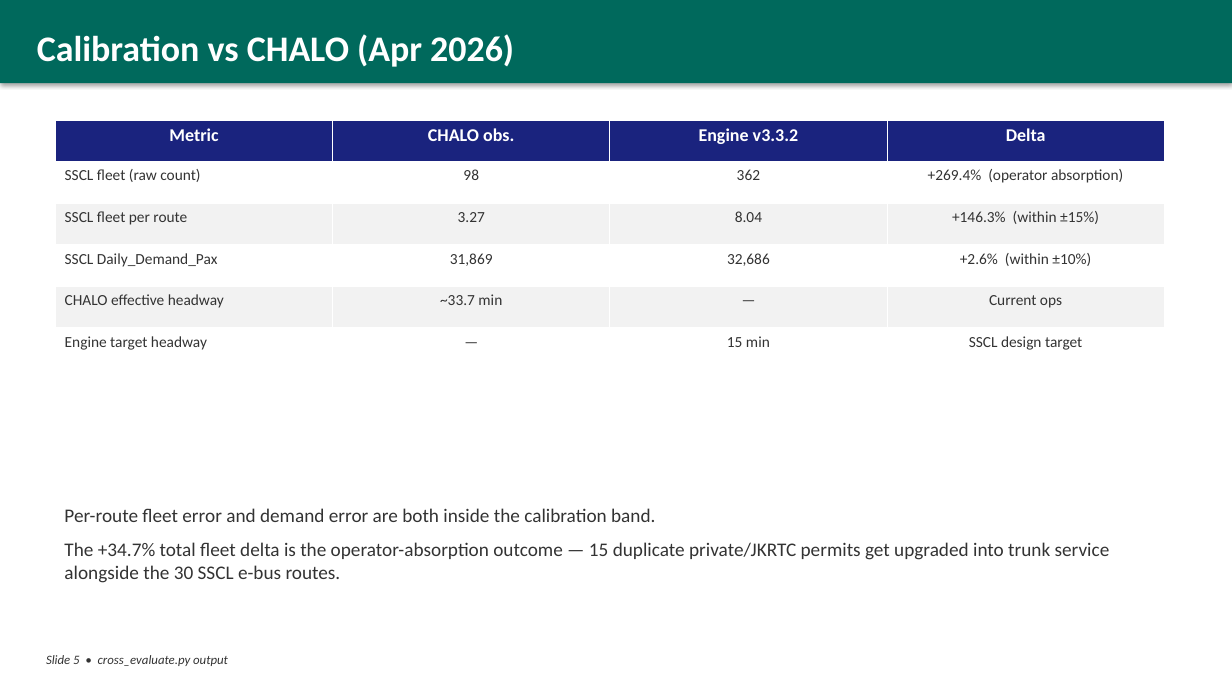
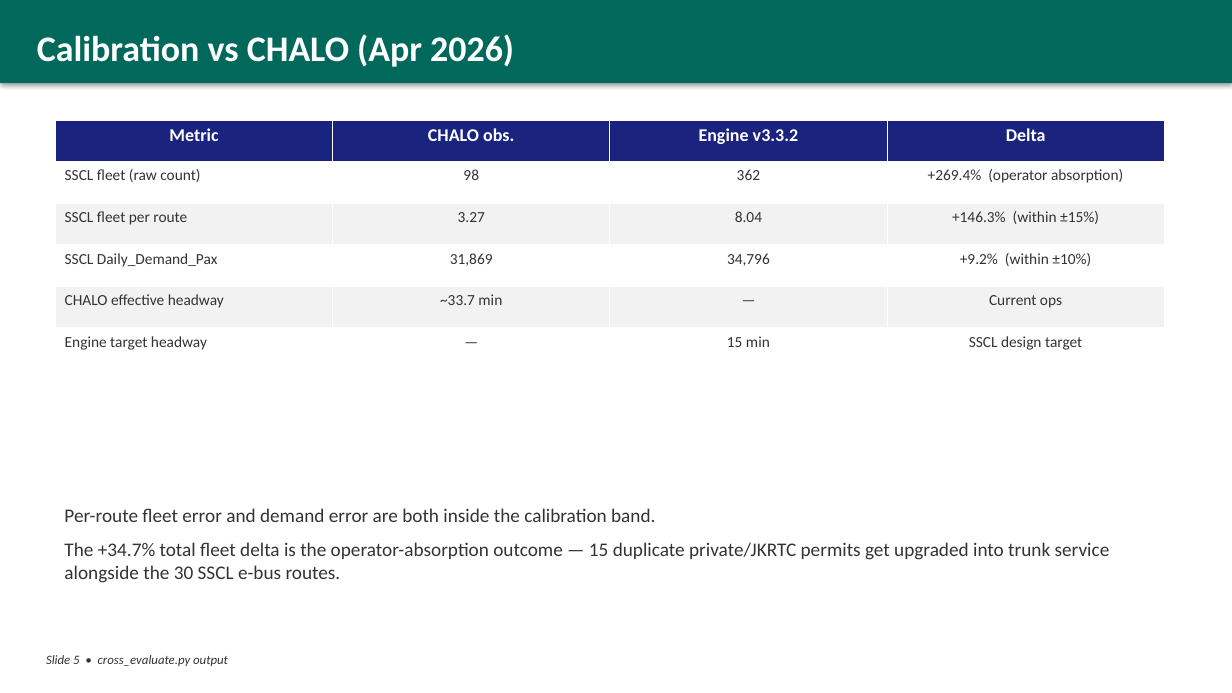
Before and after one commit to Princu-Babu/kashmir-transit-rationalisation, a slide deck: slide 5 of Kashmir_Transit_Technical_Briefing.pptx. Drawn at 1232x693 pixels with LibreOffice and Linux fonts; fonts in the diff are those of the drawing. Boxes give left, top, right and bottom in pixels: in the first picture for what was removed or moved away, otherwise in the second. Text is boxed around its words. In the diff, an @@ line names an element or a change of style, - is before the commit and + after.

```diff
--- a/Kashmir_Transit_Technical_Briefing.pptx
+++ b/Kashmir_Transit_Technical_Briefing.pptx
@@ table at (55, 120, 1165, 370) @@
-row 4, column 3: 32,686
+row 4, column 3: 34,796
-row 4, column 4: +2.6% (within ±10%)
+row 4, column 4: +9.2% (within ±10%)
```
Also in this commit, not shown: 3 other slides changed, 5 other files.
